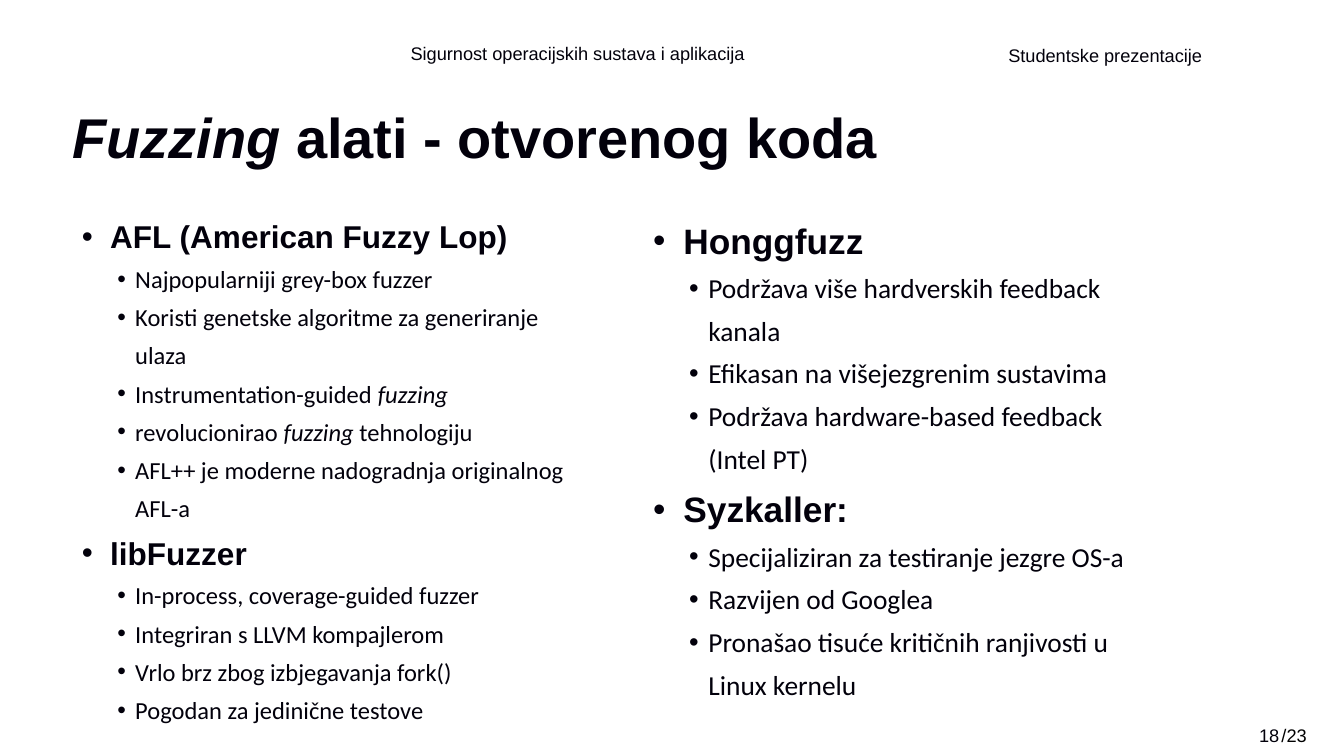
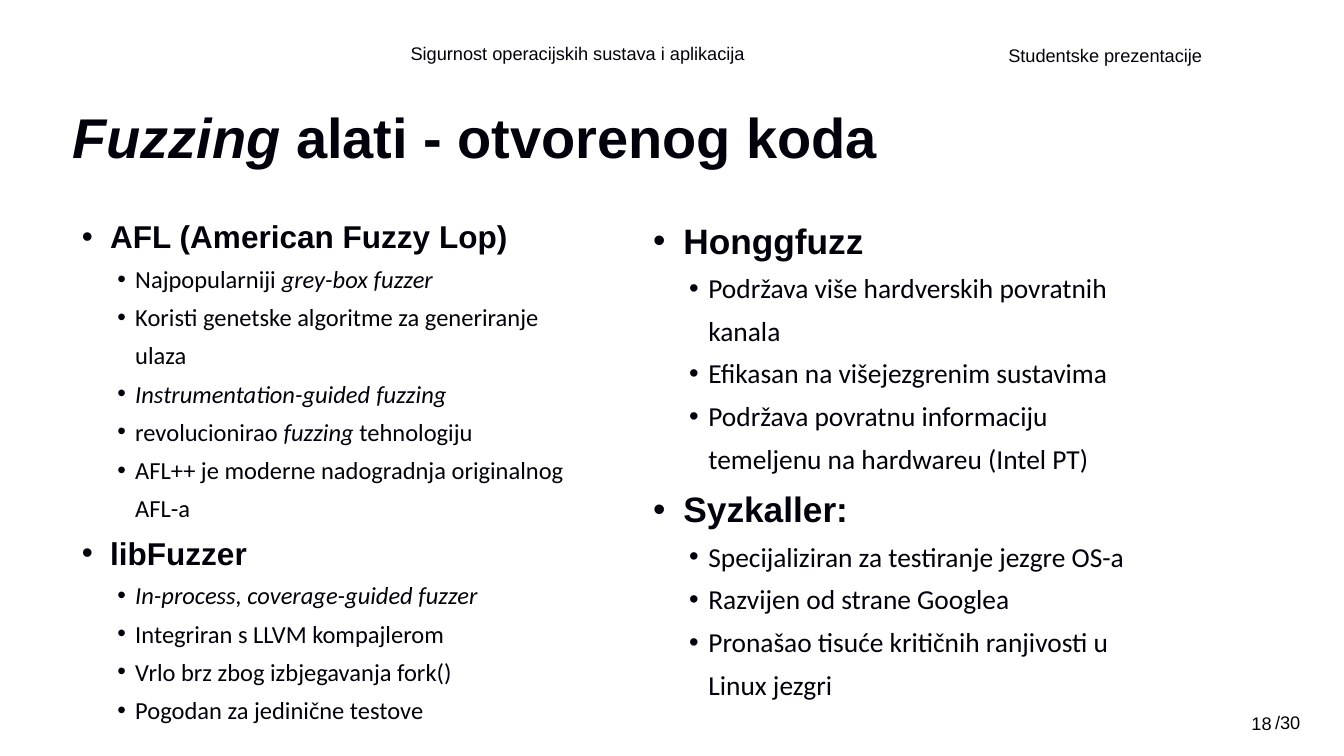
Before and after one commit to Gl1tc6/FER_diplomski, a slide deck: slide 18 of 2semestar/SOSA/SOSA Studentske prezentacije - DAK_Fuzzing.pptx. Drawn at 1344x756 pixels with LibreOffice and Linux fonts; fonts in the diff are those of the drawing; background and template pictures are left out. Boxes give left, top, right and bottom in pixels: in the first picture for what was removed or moved away, otherwise in the second. Text is boxed around its words. In the diff, an @@ line names an element or a change of style, - is before the commit and + after.

```diff
--- a/2semestar/SOSA/SOSA Studentske prezentacije - DAK_Fuzzing.pptx
+++ b/2semestar/SOSA/SOSA Studentske prezentacije - DAK_Fuzzing.pptx
@@ text at (x1=135, y1=271, x2=477, y2=609): italic on in "grey-box fuzzer", "Instrumentation-guided", "In-process, coverage-guided fuzzer" @@
@@ text at (x1=708, y1=279, x2=1107, y2=342): text changed @@
-  • Podržava više hardverskih feedback kanala
+  • Podržava više hardverskih povratnih kanala
@@ text at (x1=708, y1=407, x2=1088, y2=474): text changed @@
-  • Podržava hardware-based feedback (Intel PT)
+  • Podržava povratnu informaciju temeljenu na hardwareu (Intel PT)
@@ text at (x1=708, y1=590, x2=1108, y2=700): text changed @@
-  • Razvijen od Googlea
-  • Pronašao tisuće kritičnih ranjivosti u Linux kernelu
+  • Razvijen od strane Googlea
+  • Pronašao tisuće kritičnih ranjivosti u Linux jezgri
@@ page number moved from (x1=1259, y1=729, x2=1279, y2=742) to (x1=1251, y1=717, x2=1271, y2=730) @@
@@ text added at (x1=1275, y1=715, x2=1300, y2=730), 13 pt, text #000000 @@
+/30
@@ text removed at (x1=1281, y1=728, x2=1306, y2=742) @@
-/23
```
Also in this commit, not shown: 26 other slides changed, 47 other files.
